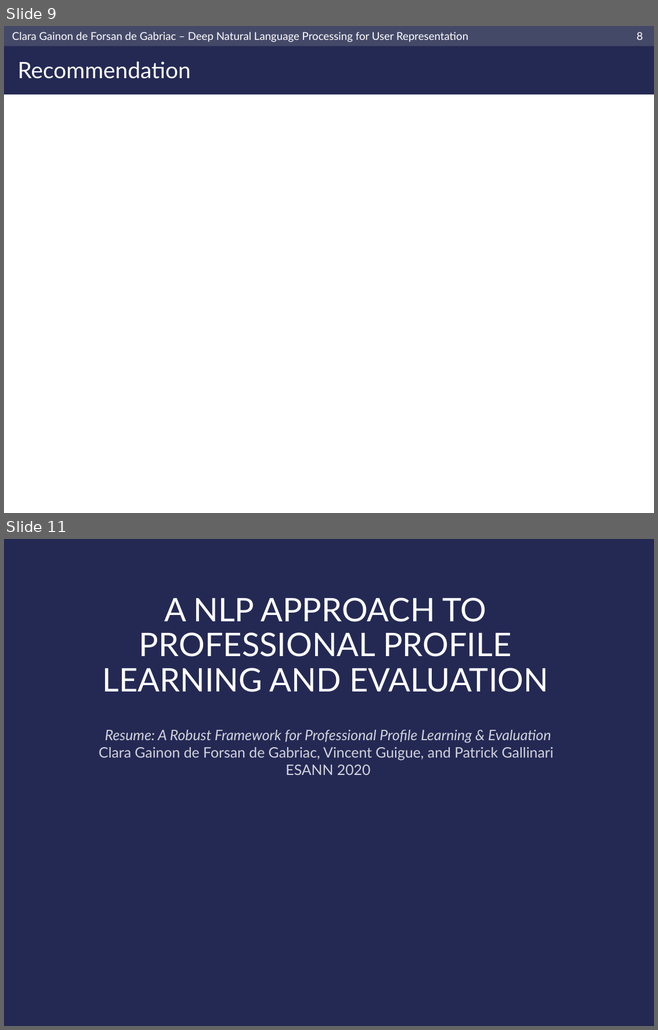
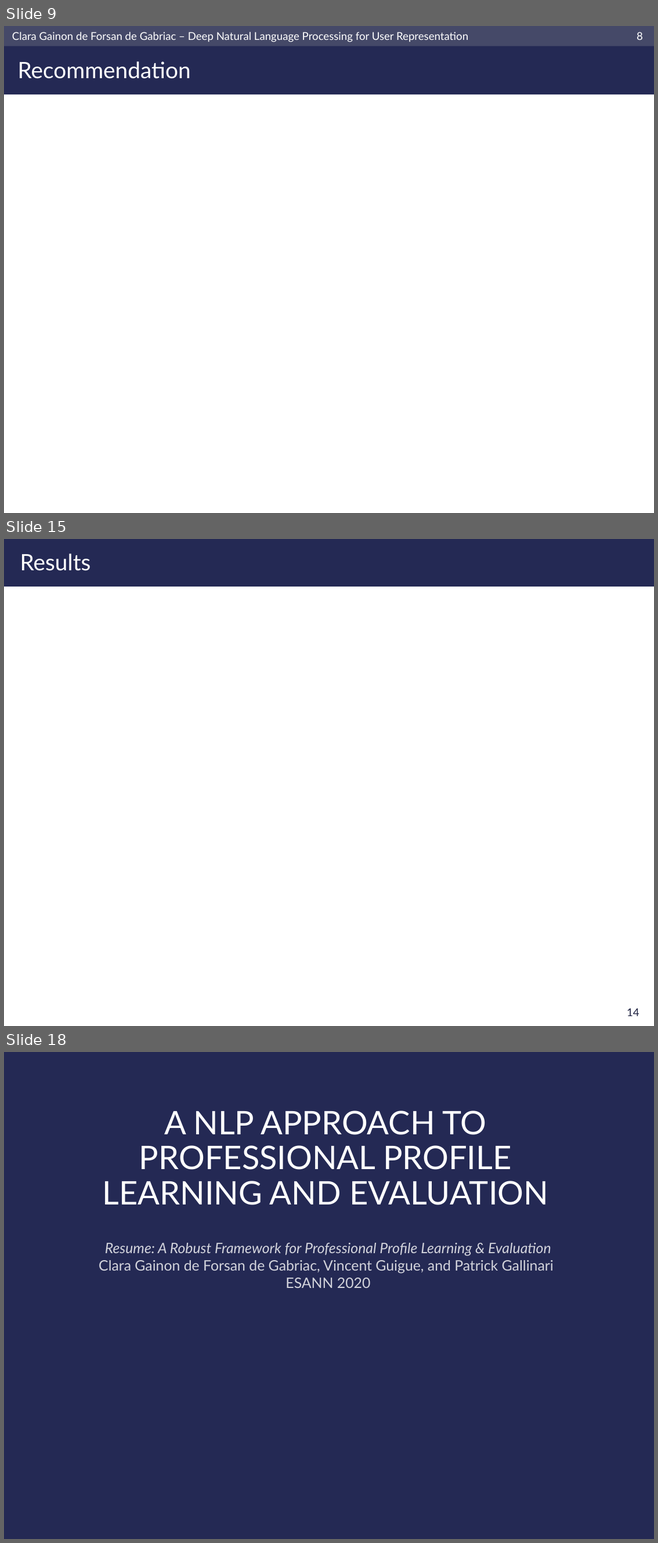
Before and after one commit to clara-gdef/defense, a slide deck: defense.pptx. Shown one above the other, each under a label of ours: slides 9 and 11 before the commit, slides 9, 15 and 18 after it; the slides between them are not shown. The pictures are 658x1030 and 658x1543 pixels, drawn with LibreOffice and Linux fonts; fonts in the diff are those of the drawing; background and template pictures are left out. Boxes give left, top, right and bottom in pixels: in the first picture for what was removed or moved away, otherwise in the second. Text is boxed around its words. In the diff, an @@ line names an element or a change of style, - is before the commit and + after.

```diff
--- a/defense.pptx
+++ b/defense.pptx
@@ slide 15 added at box(4, 539, 654, 1026), background #FFFFFF @@
@@ rectangle added at box(4, 539, 654, 587), fill #242954 @@
@@ title added at box(20, 553, 91, 571), 25 pt, text #FFFFFF @@
+Results
@@ page number added at box(626, 1008, 639, 1016), 12 pt, text #1B1F3F @@
+14
@@ what was slide 11 is now slide 18 @@
```
Also in this commit, not shown: 1 slide changed, 17 other slides added.
